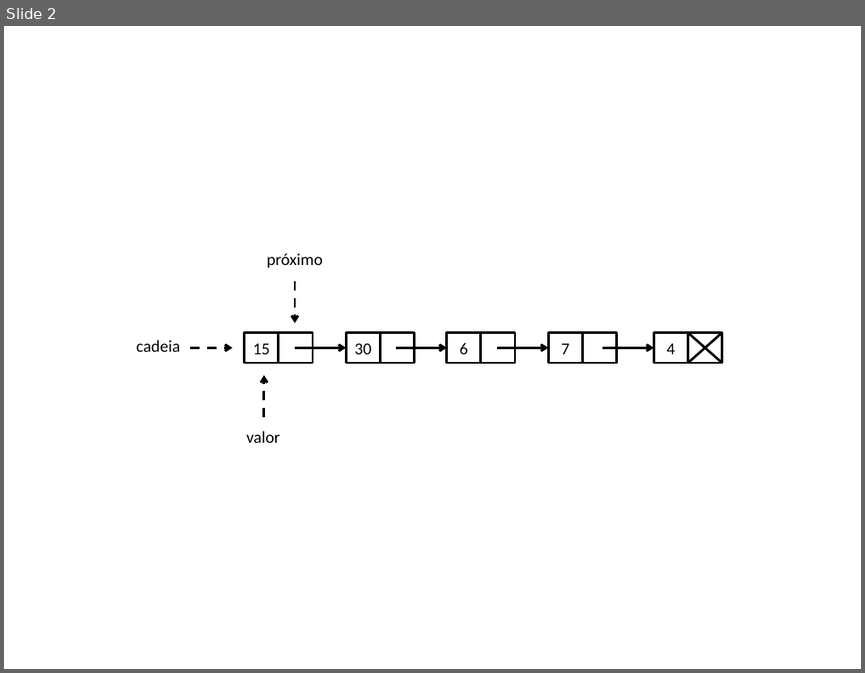
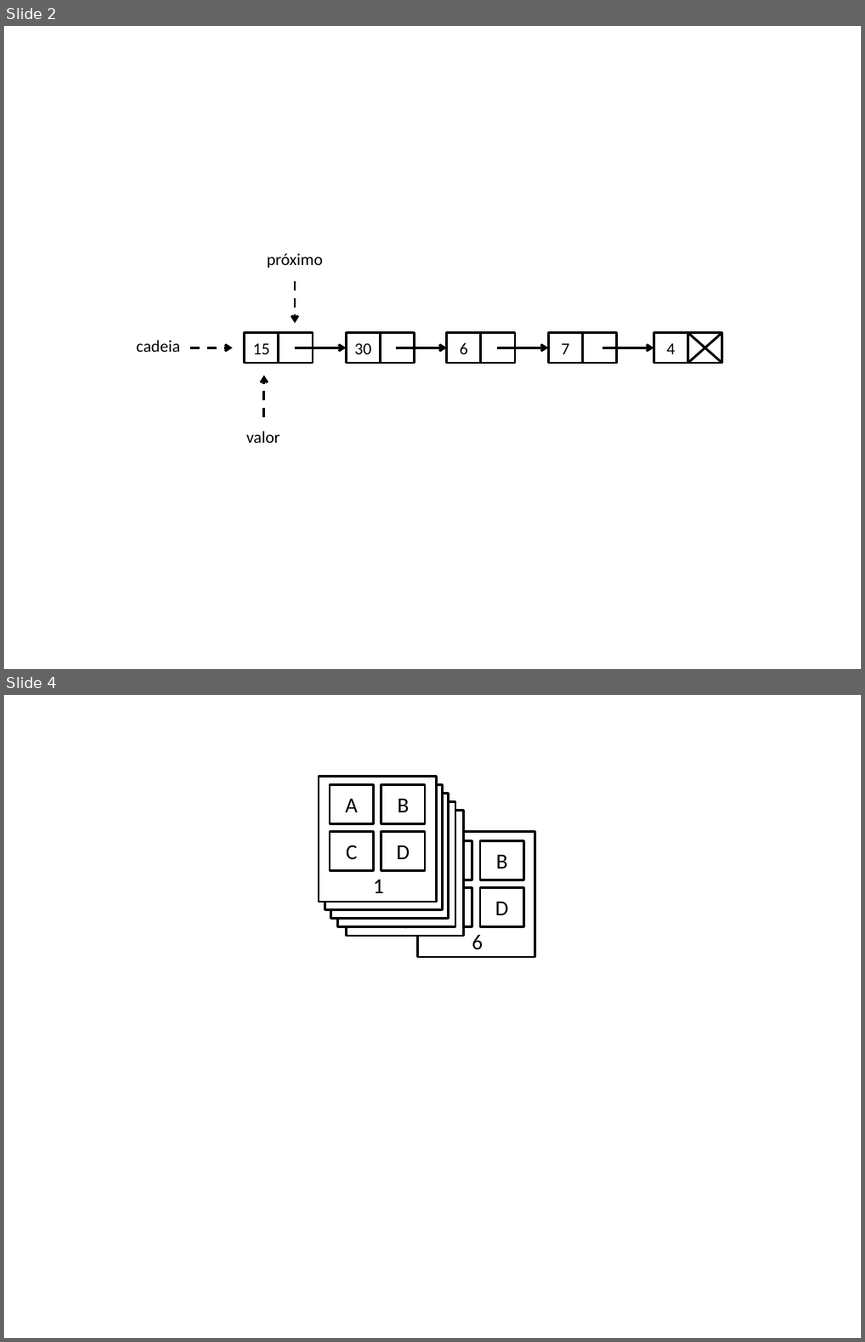
Before and after one commit to ufpb-computacao/estruturas-de-dados-livro, a slide deck: livro/figuras-estrutura-dados.pptx. Shown one above the other, each under a label of ours: slide 2 before the commit, slides 2 and 4 after it; the slides between them are not shown. The pictures are 865x673 and 865x1342 pixels, drawn with LibreOffice and Linux fonts; fonts in the diff are those of the drawing. Boxes give left, top, right and bottom in pixels: in the first picture for what was removed or moved away, otherwise in the second. Text is boxed around its words. In the diff, an @@ line names an element or a change of style, - is before the commit and + after.

```diff
--- a/livro/figuras-estrutura-dados.pptx
+++ b/livro/figuras-estrutura-dados.pptx
@@ slide 4 added at (4, 695, 861, 1338), background #FFFFFF @@
@@ rectangle added at (318, 777, 436, 902), fill #FFFFFF, outline #000000 2 pt @@
@@ rectangle added at (324, 785, 442, 910), fill #FFFFFF, outline #000000 2 pt @@
@@ rectangle added at (330, 785, 373, 823), fill #FFFFFF, outline #000000 2 pt, 18 pt, text #000000 @@
+A
@@ rectangle added at (331, 793, 449, 918), fill #FFFFFF, outline #000000 2 pt @@
@@ rectangle added at (381, 785, 425, 823), fill #FFFFFF, outline #000000 2 pt, 18 pt, text #000000 @@
+B
@@ rectangle added at (338, 801, 455, 926), fill #FFFFFF, outline #000000 2 pt @@
@@ rectangle added at (346, 811, 463, 936), fill #FFFFFF, outline #000000 2 pt @@
@@ rectangle added at (392, 800, 435, 839), fill #FFFFFF, outline #000000 2 pt, 18 pt, text #000000 @@
+B
@@ rectangle added at (398, 805, 442, 843), fill #FFFFFF, outline #000000 2 pt, 18 pt, text #000000 @@
+B
@@ rectangle added at (404, 812, 448, 851), fill #FFFFFF, outline #000000 2 pt, 18 pt, text #000000 @@
+B
@@ rectangle added at (330, 831, 373, 870), fill #FFFFFF, outline #000000 2 pt, 18 pt, text #000000 @@
+C
@@ rectangle added at (381, 831, 425, 870), fill #FFFFFF, outline #000000 2 pt, 18 pt, text #000000 @@
+D
@@ rectangle added at (392, 847, 435, 886), fill #FFFFFF, outline #000000 2 pt, 18 pt, text #000000 @@
+D
@@ rectangle added at (412, 823, 455, 862), fill #FFFFFF, outline #000000 2 pt, 18 pt, text #000000 @@
+B
@@ rectangle added at (417, 831, 534, 956), fill #FFFFFF, outline #000000 2 pt @@
@@ rectangle added at (428, 840, 472, 879), fill #FFFFFF, outline #000000 2 pt, 18 pt, text #000000 @@
+A
@@ rectangle added at (480, 840, 524, 879), fill #FFFFFF, outline #000000 2 pt, 18 pt, text #000000 @@
+B
@@ rectangle added at (398, 851, 442, 891), fill #FFFFFF, outline #000000 2 pt, 18 pt, text #000000 @@
+D
@@ rectangle added at (404, 859, 448, 897), fill #FFFFFF, outline #000000 2 pt, 18 pt, text #000000 @@
+D
@@ rectangle added at (412, 870, 455, 908), fill #FFFFFF, outline #000000 2 pt, 18 pt, text #000000 @@
+D
@@ text added at (373, 879, 384, 893), 18 pt, text #000000 @@
+1
@@ text added at (378, 885, 389, 902), 18 pt, text #000000 @@
+2
@@ text added at (382, 892, 393, 911), 18 pt, text #000000 @@
+3
@@ rectangle added at (428, 888, 472, 926), fill #FFFFFF, outline #000000 2 pt, 18 pt, text #000000 @@
+C
@@ rectangle added at (480, 888, 524, 926), fill #FFFFFF, outline #000000 2 pt, 18 pt, text #000000 @@
+D
@@ text added at (392, 901, 403, 919), 18 pt, text #000000 @@
+4
@@ text added at (401, 910, 412, 928), 18 pt, text #000000 @@
+5
@@ text added at (472, 935, 483, 950), 18 pt, text #000000 @@
+6
```
Also in this commit, not shown: 1 other slide added, 6 other files.
